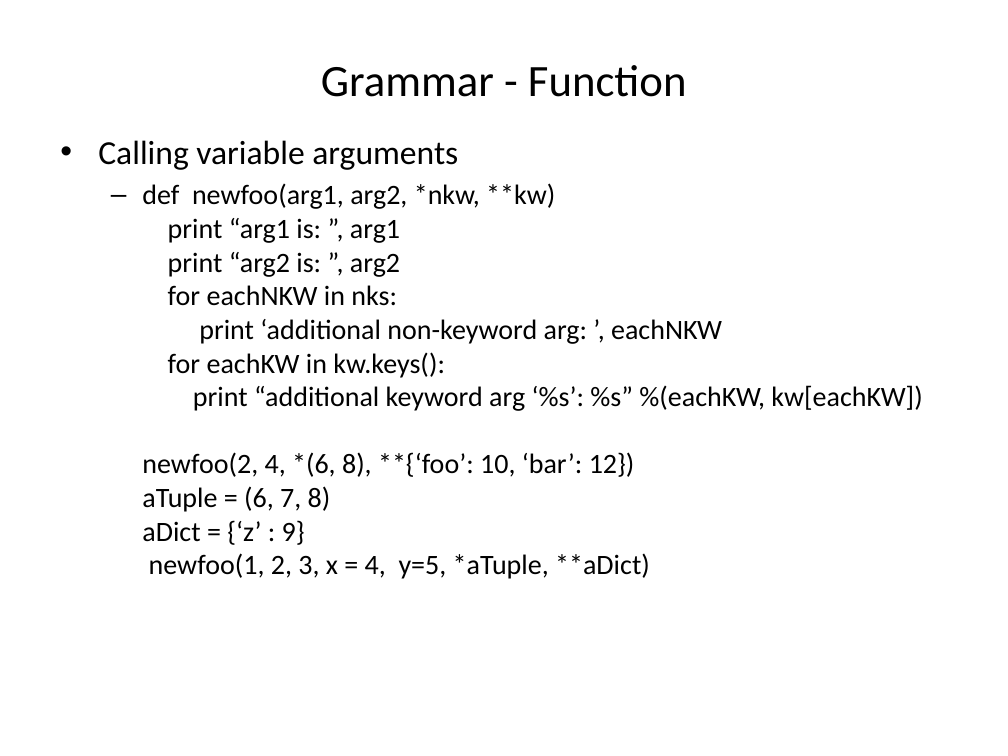
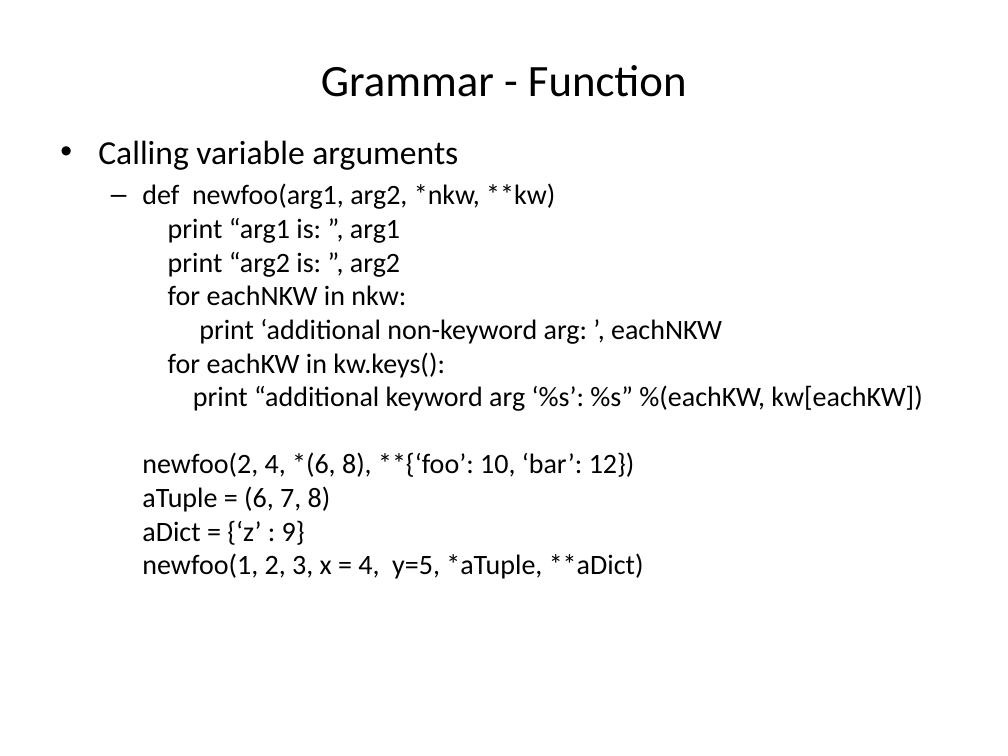
Before and after one commit to chenziliang/summary-of-the-books, a slide deck: slide 26 of Core Python.pptx. Drawn at 1008x756 pixels with LibreOffice and Linux fonts; fonts in the diff are those of the drawing. Boxes give left, top, right and bottom in pixels: in the first picture for what was removed or moved away, otherwise in the second. Text is boxed around its words. In the diff, an @@ line names an element or a change of style, - is before the commit and + after.

```diff
--- a/Core Python.pptx
+++ b/Core Python.pptx
@@ text at [142,183,922,579]: text changed @@
-  – def newfoo(arg1, arg2, *nkw, **kw)
-    print “arg1 is: ”, arg1
-    print “arg2 is: ”, arg2
-    for eachNKW in nks:
-    print ‘additional non-keyword arg: ’, eachNKW
-    for eachKW in kw.keys():
-    print “additional keyword arg ‘%s’: %s” %(eachKW, kw[eachKW])
-    newfoo(2, 4, *(6, 8), **{‘foo’: 10, ‘bar’: 12})
-    aTuple = (6, 7, 8)
-    aDict = {‘z’ : 9}
-    newfoo(1, 2, 3, x = 4, y=5, *aTuple, **aDict)
+  – def newfoo(arg1, arg2, *nkw, **kw)
+    print “arg1 is: ”, arg1
+    print “arg2 is: ”, arg2
+    for eachNKW in nkw:
+    print ‘additional non-keyword arg: ’, eachNKW
+    for eachKW in kw.keys():
+    print “additional keyword arg ‘%s’: %s” %(eachKW, kw[eachKW])
+    newfoo(2, 4, *(6, 8), **{‘foo’: 10, ‘bar’: 12})
+    aTuple = (6, 7, 8)
+    aDict = {‘z’ : 9}
+    newfoo(1, 2, 3, x = 4, y=5, *aTuple, **aDict)
```
Also in this commit, not shown: 22 other slides changed, 1 slide removed, 1 other file.
